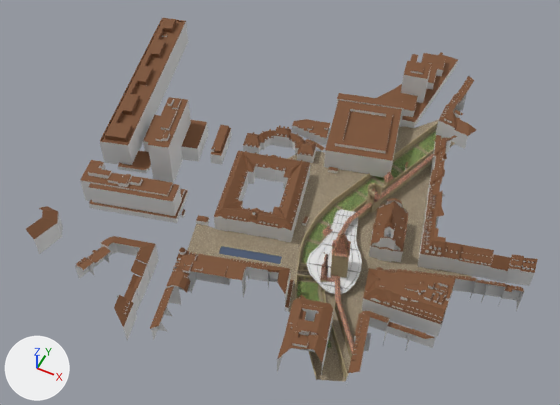
A saved change to the FBX model _data/models/FBX/Christoffel/Bern-Bahnhofsplatz.fbx.
Both versions are drawn from a 50 mm lens placed at (0.98, -3.45, 4.83), pointed at (-0.97, 0.44, -0.03). Lighting does not change. The marker at lower left points along +X, +Y and +Z. Where no turn or scale is listed for an object, it has been applied to the vertices.

Before the edit, the objects in view are built like this:
```python
me_3d_stadtmodell_dachflaeche = bpy.data.meshes.new('3D_Stadtmodell_Dachflaeche')
me_3d_stadtmodell_dachflaeche.from_pydata(...)  # 4819 vertices, 4264 faces; spans x -3.01..1.12, y -1.26..2.91, z 0.0..0.58
me_3d_stadtmodell_dachflaeche.materials.append(mat_global_bahnhofplatz_nur_3d_dwg_model_255_63_0_bahnhofplatz_nur)  # brown #7a5132
me_3d_stadtmodell_fassadenflaeche = bpy.data.meshes.new('3D_Stadtmodell_Fassadenflaeche')
me_3d_stadtmodell_fassadenflaeche.from_pydata(...)  # 6964 vertices, 6696 faces; spans x -3.01..1.12, y -1.26..2.92, z -0.04..0.45
me_3d_stadtmodell_fassadenflaeche.materials.append(mat_global_bahnhofplatz_nur_3d_dwg_model_192_192_192_bahnhofplatz_n)  # light grey #e1e1e1
me_untitled_000 = bpy.data.meshes.new('Untitled.000')
me_untitled_000.from_pydata(...)  # 138 vertices, 87 faces; spans x -1.46..0.76, y -0.7..2.04, z -0.04..0.01
# faces by material slot: [30, 53, 4]
me_untitled_000.materials.append(mat_sandstein1)  # picture img_sandstein1_png
me_untitled_000.materials.append(mat_mergel1)  # picture img_mergel1_jpeg
me_untitled_000.materials.append(mat_wasser)  # dark blue #485670
ob_boden = bpy.data.objects.new('Boden', me_untitled_000)
ob_boden.location = (0.0, 0.0, 0.0)
ob_umgebung_daecher = bpy.data.objects.new('Umgebung-Daecher', me_3d_stadtmodell_dachflaeche)
ob_umgebung_daecher.location = (0.0, 0.0, 0.0)
ob_umgebung_fassaden = bpy.data.objects.new('Umgebung-Fassaden', me_3d_stadtmodell_fassadenflaeche)
ob_umgebung_fassaden.location = (0.0, 0.0, 0.0)
# also in view: 'Graben-Grass' at (-0.22, 0.57, -0.06); 'Baldachin-Glas' at (-0.27, 0.15, 0.07); 'Mauer-Dach' at (-0.08, 0.37, 0.1); 'Mauer-Weg' at (-0.1, 0.61, -0.01); 'Christoffel-Turm' at (-0.21, -0.07, 0.3)
```
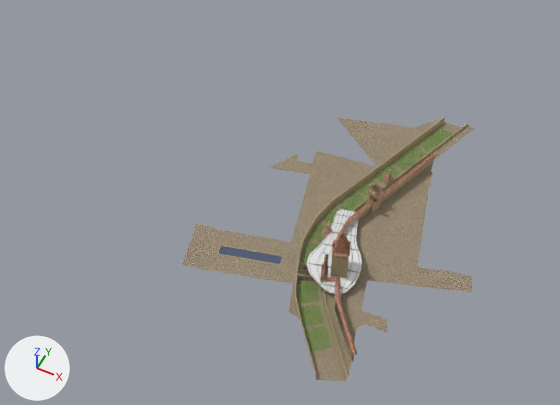
What the commit changed:
Object 'Umgebung-Fassaden' (ob_umgebung_fassaden) is now hidden.
Object 'Umgebung-Daecher' (ob_umgebung_daecher) is now hidden.

Location of each change, (x1, y1, x2, y2) in pixels of the pictures (560 x 405 px):
'Umgebung-Daecher', hidden (brown)
    before: (26, 18, 538, 373)
'Umgebung-Fassaden', hidden
    before: (34, 22, 534, 386)
